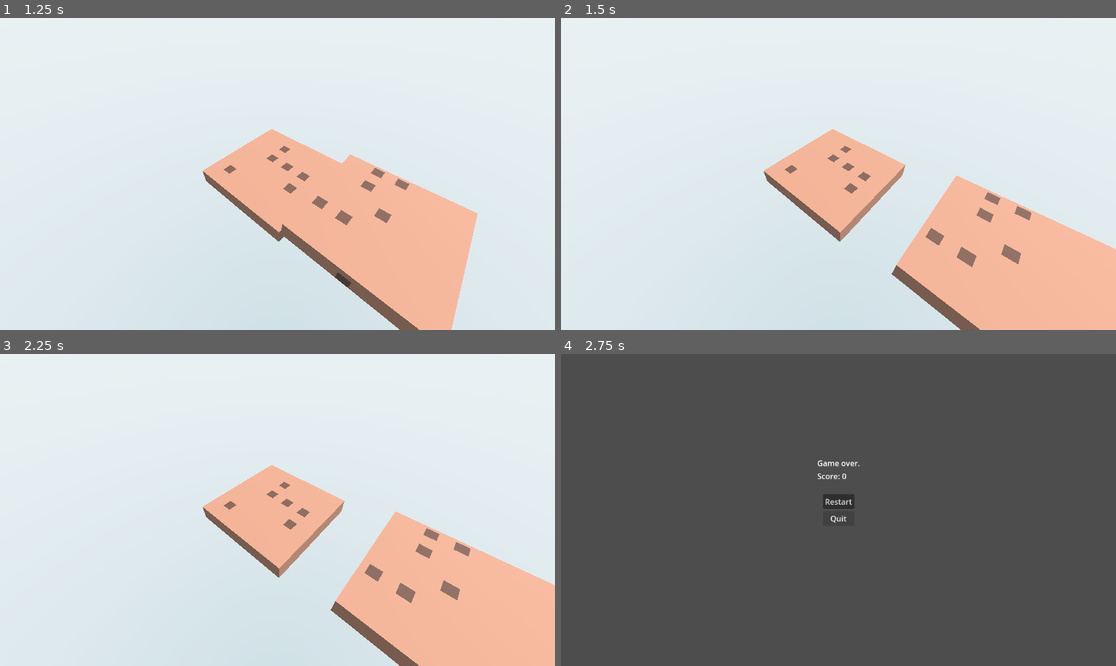
Above: before the commit, frames 1-4 (two rows, left to right).
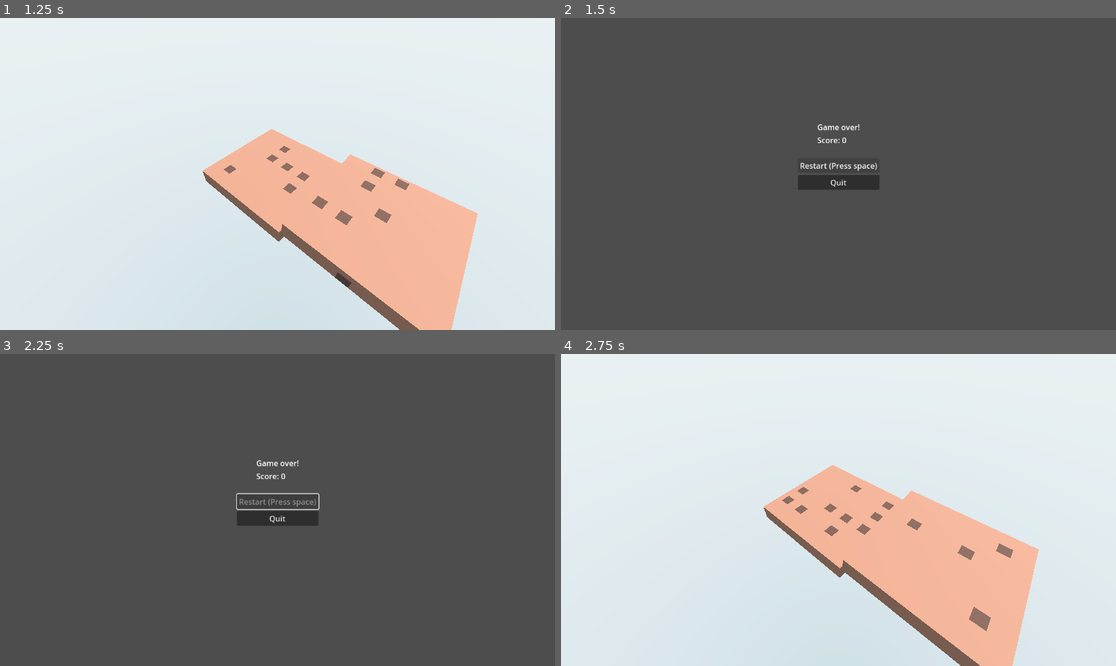
Above: after the commit, the same moments.

Repository: NahirJT/CookieMookie
Game: Godot game, scene res://scenes/main_menu.tscn
The game is run twice, just before and just after one commit, with the same random seed, the same clock (stepped at 60 frames per second) and the same inputs.
Inputs (mouse positions are in pixels of both pictures, inside the frame that each line leads up to):
- Up to frame 1 (1.25 s): click "Start game" at 0.5 s
- Up to frame 2 (1.5 s): hold Space (place) from 1.28 s (still down)
- Up to frame 3 (2.25 s): release Space (place) at 2 s; click (277, 500) at 2 s, where only the run after the commit has a clickable "Restart (Press space)"
- Up to frame 4 (2.75 s): no input

Frame 1 is identical in both runs. In frame 2, 100% of the frame differs, in the area x 0-100%, y 0-100%; in frame 3, 100%; in frame 4, 100%.

Commit message:
Moved background music logic to AudioManager autoload, adjusted fade-in and fade-out durations and added the ability to restart by pressing space

Diff:
--- a/project.godot
+++ b/project.godot
@@ -18,6 +18,7 @@
 [autoload]
 
 GameState="*res://scripts/game_state.gd"
+AudioManager="*res://scripts/audio_manager.gd"
 
 [dotnet]
 
--- a/scenes/game_over_menu.tscn
+++ b/scenes/game_over_menu.tscn
@@ -28,7 +28,7 @@
 
 [node name="GameOverLabel" type="Label" parent="LabelContainer"]
 layout_mode = 2
-text = "Game over."
+text = "Game over!"
 
 [node name="ScoreLabel" type="Label" parent="LabelContainer"]
 layout_mode = 2
@@ -50,7 +50,7 @@
 
 [node name="RestartButton" type="Button" parent="ButtonContainer"]
 layout_mode = 2
-text = "Restart"
+text = "Restart (Press space)"
 
 [node name="QuitButton" type="Button" parent="ButtonContainer"]
 layout_mode = 2
--- a/scenes/main.tscn
+++ b/scenes/main.tscn
@@ -41,5 +41,3 @@
 
 [node name="PlaceSound" type="AudioStreamPlayer" parent="."]
 stream = ExtResource("2_0wfyh")
-
-[node name="BackgroundMusic" type="AudioStreamPlayer" parent="."]
--- /dev/null
+++ b/scripts/audio_manager.gd
@@ -0,0 +1,49 @@
+extends Node
+
+const MUSIC_FADE_DURATION: float = 1.0
+
+const TRACKS: Array[String] = [
+	"res://assets/audio/tracks/4bae3f43-ce35-4921-9a90-ec2b814a4f34_1.wav",
+	"res://assets/audio/tracks/4bae3f43-ce35-4921-9a90-ec2b814a4f34_2.wav",
+	"res://assets/audio/tracks/4bae3f43-ce35-4921-9a90-ec2b814a4f34_3.wav",
+	"res://assets/audio/tracks/4bae3f43-ce35-4921-9a90-ec2b814a4f34_4.wav",
+	"res://assets/audio/tracks/4bae3f43-ce35-4921-9a90-ec2b814a4f34_5.wav",
+	"res://assets/audio/tracks/4bae3f43-ce35-4921-9a90-ec2b814a4f34_6.wav",
+	"res://assets/audio/tracks/4bae3f43-ce35-4921-9a90-ec2b814a4f34_7.wav",
+	"res://assets/audio/tracks/4bae3f43-ce35-4921-9a90-ec2b814a4f34_8.wav",
+	"res://assets/audio/tracks/4bae3f43-ce35-4921-9a90-ec2b814a4f34_9.wav",
+	"res://assets/audio/tracks/4bae3f43-ce35-4921-9a90-ec2b814a4f34_10.wav",
+	"res://assets/audio/tracks/4bae3f43-ce35-4921-9a90-ec2b814a4f34_11.wav",
+	"res://assets/audio/tracks/4bae3f43-ce35-4921-9a90-ec2b814a4f34_12.wav",
+]
+
+var _music_player: AudioStreamPlayer = null
+
+
+func _ready() -> void:
+	_music_player = AudioStreamPlayer.new()
+	add_child(_music_player)
+
+
+func play_random_track() -> void:
+	if not _music_player:
+		return
+	var track_path = TRACKS.pick_random()
+	_music_player.stream = load(track_path)
+	_music_player.volume_db = -40.0
+	_music_player.play()
+
+	var tween = create_tween()
+	tween.tween_property(_music_player, "volume_db", 0.0, MUSIC_FADE_DURATION)
+
+
+func fade_out_music() -> void:
+	if not _music_player or not _music_player.playing:
+		return
+	var tween = create_tween()
+	tween.tween_property(_music_player, "volume_db", -40.0, MUSIC_FADE_DURATION)
+
+
+func stop_music() -> void:
+	if _music_player:
+		_music_player.stop()
--- a/scripts/game_over_menu.gd
+++ b/scripts/game_over_menu.gd
@@ -1,4 +1,6 @@
 extends Control
+
+var _is_transitioning: bool = false
 
 @onready var _score_label: Label = $LabelContainer/ScoreLabel
 @onready var _restart_button: Button = $ButtonContainer/RestartButton
@@ -12,13 +14,24 @@
 	_quit_button.pressed.connect(_on_quit_pressed)
 
 
+func _input(event: InputEvent) -> void:
+	if event.is_action_pressed("place") and not _is_transitioning:
+		_on_restart_pressed()
+
+
 func _on_restart_pressed() -> void:
+	if _is_transitioning:
+		return
+	_is_transitioning = true
 	_restart_button.disabled = true
 	await _play_button_click()
 	get_tree().change_scene_to_file("res://scenes/main.tscn")
 
 
 func _on_quit_pressed() -> void:
+	if _is_transitioning:
+		return
+	_is_transitioning = true
 	_quit_button.disabled = true
 	await _play_button_click()
 	get_tree().quit()
--- a/scripts/main.gd
+++ b/scripts/main.gd
@@ -6,22 +6,6 @@
 const FALLING_DISTANCE: float = 10.0
 const FALLING_DURATION: float = 1.0
 const SIZE_EPSILON: float = 0.001
-const MUSIC_FADE_DURATION: float = 1.0
-
-const TRACKS: Array[String] = [
-	"res://assets/audio/tracks/4bae3f43-ce35-4921-9a90-ec2b814a4f34_1.wav",
-	"res://assets/audio/tracks/4bae3f43-ce35-4921-9a90-ec2b814a4f34_2.wav",
-	"res://assets/audio/tracks/4bae3f43-ce35-4921-9a90-ec2b814a4f34_3.wav",
-	"res://assets/audio/tracks/4bae3f43-ce35-4921-9a90-ec2b814a4f34_4.wav",
-	"res://assets/audio/tracks/4bae3f43-ce35-4921-9a90-ec2b814a4f34_5.wav",
-	"res://assets/audio/tracks/4bae3f43-ce35-4921-9a90-ec2b814a4f34_6.wav",
-	"res://assets/audio/tracks/4bae3f43-ce35-4921-9a90-ec2b814a4f34_7.wav",
-	"res://assets/audio/tracks/4bae3f43-ce35-4921-9a90-ec2b814a4f34_8.wav",
-	"res://assets/audio/tracks/4bae3f43-ce35-4921-9a90-ec2b814a4f34_9.wav",
-	"res://assets/audio/tracks/4bae3f43-ce35-4921-9a90-ec2b814a4f34_10.wav",
-	"res://assets/audio/tracks/4bae3f43-ce35-4921-9a90-ec2b814a4f34_11.wav",
-	"res://assets/audio/tracks/4bae3f43-ce35-4921-9a90-ec2b814a4f34_12.wav",
-]
 
 @export var initial_width: float = 2.0
 @export var initial_depth: float = 2.0
@@ -37,7 +21,6 @@
 @onready var _stack: Node3D = $Stack
 @onready var _active_cookie_holder: Node3D = $ActiveCookie
 @onready var _place_sound: AudioStreamPlayer = $PlaceSound
-@onready var _background_music: AudioStreamPlayer = $BackgroundMusic
 
 var score: int = 0
 var is_game_over: bool = false
@@ -51,17 +34,8 @@
 
 func _ready() -> void:
 	Input.set_mouse_mode(Input.MOUSE_MODE_VISIBLE)
-	_play_random_track()
+	AudioManager.play_random_track()
 	_start_game()
-
-
-func _play_random_track() -> void:
-	if not _background_music:
-		return
-	var track_path = TRACKS.pick_random()
-	_background_music.stream = load(track_path)
-	_background_music.volume_db = 0.0
-	_background_music.play()
 
 
 func _start_game() -> void:
@@ -335,11 +309,5 @@
 func _on_game_over() -> void:
 	is_game_over = true
 	GameState.score = score
-
-	# Fade out music before changing scene.
-	if _background_music and _background_music.playing:
-		var tween = create_tween()
-		tween.tween_property(_background_music, "volume_db", -40.0, MUSIC_FADE_DURATION)
-		await tween.finished
-
+	AudioManager.fade_out_music()
 	get_tree().change_scene_to_file("res://scenes/game_over_menu.tscn")
Binary file added: assets/cutscenes/game_over_menu.gif
Renamed: assets/models/textures/depositphotos_11771732-Classic-tablecloth-texture-3250183200.webp -> assets/models/textures/593bec7d-badb-483d-9c18-c33596c53f56.webp
Renamed: assets/models/textures/c0ae667b522cbee616623a4575d1b7d4-462905551.jpg -> assets/models/textures/c01880da-8498-4684-a887-96041e060f6b.jpg
Renamed: assets/textures/button_texture/quitButton.png -> assets/textures/button_texture/quit_button.png
Renamed: assets/textures/button_texture/restartButton.png -> assets/textures/button_texture/restart_button.png
Renamed: assets/textures/cookie_texture/chocolate_chip-cookie.png -> assets/textures/cookie_texture/chocolate_chip_cookie.png
Renamed: assets/textures/cookie_texture/mixed-cookie.png -> assets/textures/cookie_texture/mixed_cookie.png
Renamed: assets/textures/cookie_texture/tripple_chocolate_chip-cookie.png -> assets/textures/cookie_texture/triple_chocolate_chip_cookie.png
Renamed: assets/textures/cookie_texture/vanilla_chip-cookie.png -> assets/textures/cookie_texture/vanilla_chip_cookie.png
Renamed: assets/textures/menu_texture/gameOverMenu.png -> assets/textures/menu_texture/game_over_menu.png
Not shown: 1 places in scenes/game_over_menu.tscn that only renumber resources
